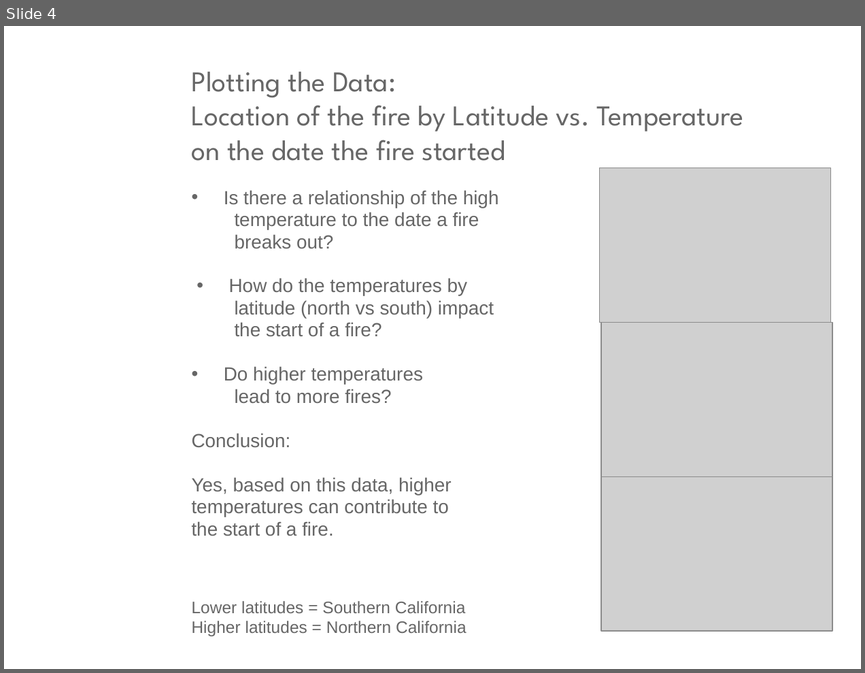
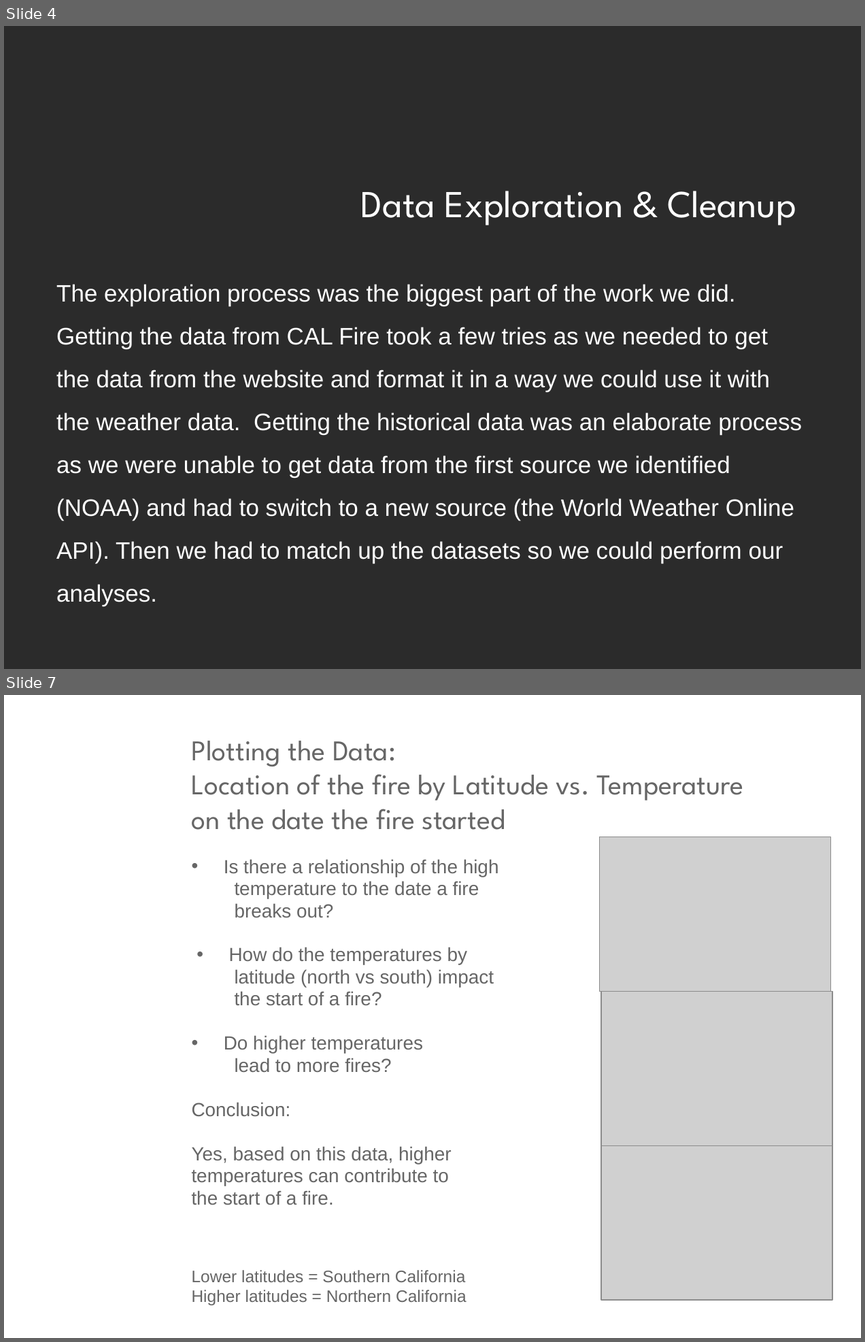
Before and after one commit to hockeylori/project1repo, a slide deck: ppt_writeup/Team7Project.pptx. Shown one above the other, each under a label of ours: slide 4 before the commit, slides 4 and 7 after it; the slides between them are not shown. The pictures are 865x673 and 865x1342 pixels, drawn with LibreOffice and Linux fonts; fonts in the diff are those of the drawing; grey boxes stand for pictures; background and template pictures are left out; a plain dark background stands for a picture behind light text. Boxes give left, top, right and bottom in pixels: in the first picture for what was removed or moved away, otherwise in the second. Text is boxed around its words. In the diff, an @@ line names an element or a change of style, - is before the commit and + after.

```diff
--- a/ppt_writeup/Team7Project.pptx
+++ b/ppt_writeup/Team7Project.pptx
@@ slide 4 added at (4,26,861,669), background picture (left out) @@
@@ title added at (361,191,796,225), 32 pt, text #FFFFFF @@
+Data Exploration & Cleanup
@@ text added at (56,284,802,606), 20 pt, text #FFFFFF @@
+The exploration process was the biggest part of the work we did. Getting the data from CAL Fire took a few tries as we needed to get the data from the website and format it in a way we could use it with the weather data. Getting the historical data was an elaborate process as we were unable to get data from the first source we identified (NOAA) and had to switch to a new source (the World Weather Online API). Then we had to match up the datasets so we could perform our analyses.
@@ what was slide 4 is now slide 7 @@
```
Also in this commit, not shown: 6 slides changed, 10 other slides added, 1 slide removed, 7 other files.
